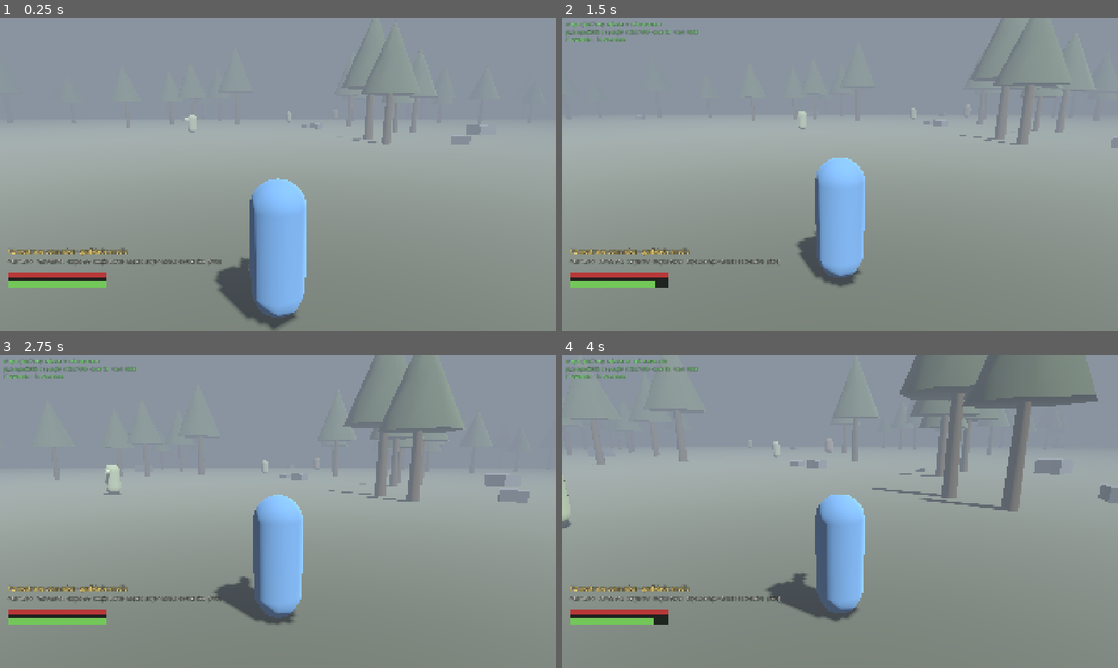
Above: before the commit, frames 1-4 (two rows, left to right).
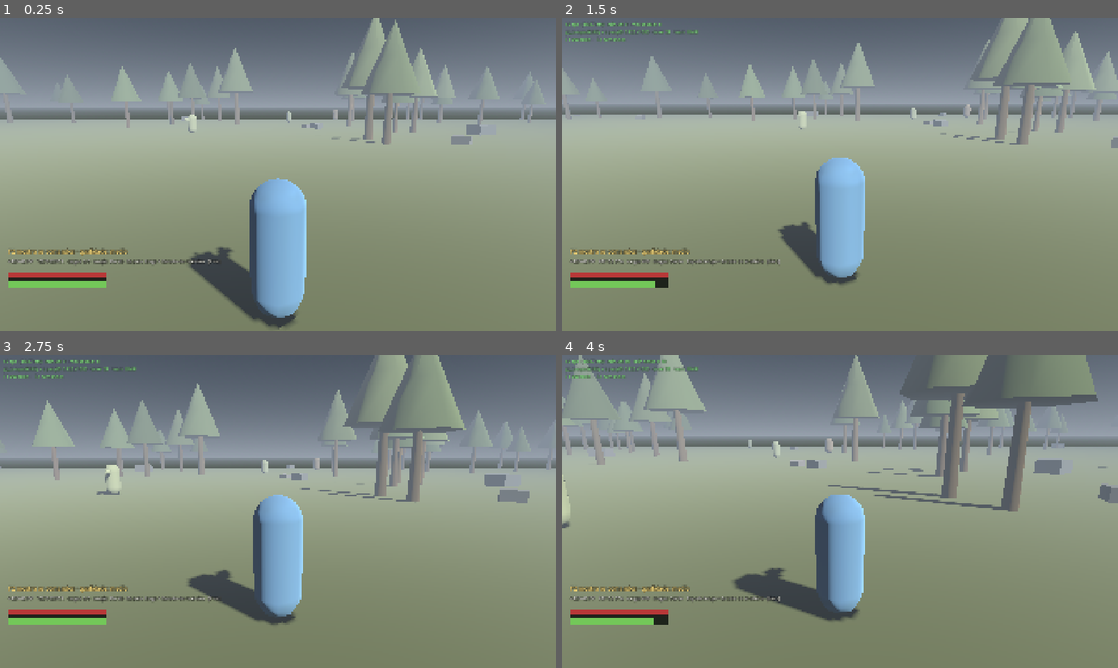
Above: after the commit, the same moments.

Repository: MateusJuni0/worldrpgs
Game: Godot game, scene res://scenes/main.tscn
Two runs of this game, one before a commit and one after it. Both use one fixed random seed, a clock stepped at 60 frames per second and the inputs below.
Inputs (mouse positions are in pixels of both pictures, inside the frame that each line leads up to):
- Up to frame 1 (0.25 s): no input
- Up to frame 2 (1.5 s): tap Enter at 0.5 s; move the mouse to (867, 174) at 0.52 s; press the mouse at (867, 174) at 0.53 s; hold W (move_forward) from 0.53 s (still down); move the mouse to (812, 174) at 1.27 s; release the mouse at (812, 174) at 1.28 s; right-click (812, 174) at 1.35 s
- Up to frame 3 (2.75 s): keep holding W (move_forward); move the mouse to (289, 505) at 2.02 s; tap C (cast) at 2.1 s
- Up to frame 4 (4 s): keep holding W (move_forward); move the mouse to (834, 517) at 2.77 s; tap Space (dodge_sprint) at 2.85 s; move the mouse to (878, 514) at 3.52 s; hold Shift (heavy_mod) from 3.53 s (still down)

The runs differ from the first frame. In frame 1, 37% of the frame differs, in the area x 0-100%, y 0-100%; in frame 2, 40%; in frame 3, 46%; in frame 4, 37%.

Commit message:
feat: iteracao 1 do loop de melhoria — atmosfera, silhueta do chefe, tochas
Modo fotografia (--photos): 6 capturas canonicas para o loop ver o
jogo. Ceu em gradiente ProceduralSky + fog aerial perspective (a
distancia funde com o ceu, nao com cor chapada). Sol baixo e quente
contra nevoa fria. Tinta por instancia no MultiMesh (arvores deixam
de ser carimbo, custo zero). Paleta mais rica e nevoa mais leve.
Vorgar com chifres, ombreiras e machadao — silhueta de chefe que nao
mexe no semaforo de estados. 5 tochas (arena + entrada da Toca: a luz
guia). Bench da zona completa depois de tudo: 268,7 fps medios,
1% low 147,7, 0,0% acima de 16,67 ms, 16 draw calls. Lei 4 ok.

Assinado-por: DH — CMTecnologia

Diff:
--- a/data/graphics.json
+++ b/data/graphics.json
@@ -8,19 +8,19 @@
   "presets": {
     "alto": {
       "shadows": true, "shadow_size": 2048, "shadow_distance": 45.0,
-      "fog_density": 0.030, "view_distance": 95.0,
+      "fog_density": 0.024, "view_distance": 95.0,
       "tree_count": 280, "rock_count": 90,
       "msaa": 0, "render_scale": 1.0
     },
     "medio": {
       "shadows": true, "shadow_size": 1024, "shadow_distance": 30.0,
-      "fog_density": 0.045, "view_distance": 70.0,
+      "fog_density": 0.032, "view_distance": 70.0,
       "tree_count": 200, "rock_count": 60,
       "msaa": 0, "render_scale": 1.0
     },
     "baixo": {
       "shadows": false, "shadow_size": 512, "shadow_distance": 20.0,
-      "fog_density": 0.060, "view_distance": 52.0,
+      "fog_density": 0.048, "view_distance": 52.0,
       "tree_count": 140, "rock_count": 40,
       "msaa": 0, "render_scale": 0.85
     }
@@ -28,11 +28,11 @@
 
   "palette": {
     "_nota": "Cores por ESTADO, nao por beleza. Legibilidade acima de tudo (spec: formas simples e legiveis).",
-    "fog": "#8a94a0",
-    "ground": "#4d5347",
-    "trunk": "#3d3428",
-    "canopy": "#37432f",
-    "rock": "#565b60",
+    "fog": "#8b96a3",
+    "ground": "#535f3e",
+    "trunk": "#4a3b2a",
+    "canopy": "#3f5230",
+    "rock": "#5c6166",
     "player": "#5b8fc7",
     "enemy_idle_default": "#8fa07a",
     "enemy_telegraph": "#e8c33a",
--- a/src/enemies/enemy.gd
+++ b/src/enemies/enemy.gd
@@ -121,9 +121,57 @@
 	nose.material_override = _material
 	add_child(nose)
 
+	if is_boss:
+		_dress_boss(height, body_radius)
+
 	collision_layer = 4
 	collision_mask = 1
 	add_to_group("enemies")
+
+
+## Silhueta de chefe: chifres, ombreiras e o machadao. Material proprio e escuro
+## que NAO muda com o estado — o corpo continua a ser o semaforo, a silhueta e
+## so identidade. Um chefe tem de se reconhecer em contraluz (regra souls).
+func _dress_boss(height: float, radius: float) -> void:
+	var dark := StandardMaterial3D.new()
+	dark.albedo_color = Color(0.16, 0.14, 0.13)
+	dark.roughness = 1.0
+	dark.specular_mode = BaseMaterial3D.SPECULAR_DISABLED
+
+	for side in [-1.0, 1.0]:
+		var horn := MeshInstance3D.new()
+		var hm := BoxMesh.new()
+		hm.size = Vector3(0.16, 0.75, 0.16)
+		horn.mesh = hm
+		horn.position = Vector3(0.34 * side, height + 0.28, 0)
+		horn.rotation_degrees = Vector3(0, 0, -24.0 * side)
+		horn.material_override = dark
+		add_child(horn)
+
+		var pauldron := MeshInstance3D.new()
+		var pm := BoxMesh.new()
+		pm.size = Vector3(0.55, 0.28, 0.72)
+		pauldron.mesh = pm
+		pauldron.position = Vector3((radius + 0.18) * side, height * 0.78, 0)
+		pauldron.material_override = dark
+		add_child(pauldron)
+
+	var haft := MeshInstance3D.new()
+	var haft_m := BoxMesh.new()
+	haft_m.size = Vector3(0.12, 2.1, 0.12)
+	haft.mesh = haft_m
+	haft.position = Vector3(radius + 0.45, height * 0.55, 0.1)
+	haft.rotation_degrees = Vector3(0, 0, 12)
+	haft.material_override = dark
+	add_child(haft)
+
+	var head_blade := MeshInstance3D.new()
+	var blade_m := BoxMesh.new()
+	blade_m.size = Vector3(0.55, 0.6, 0.14)
+	head_blade.mesh = blade_m
+	head_blade.position = Vector3(radius + 0.68, height * 0.55 + 0.95, 0.1)
+	head_blade.material_override = dark
+	add_child(head_blade)
 
 
 func _make_patrol_route() -> void:
--- a/src/main.gd
+++ b/src/main.gd
@@ -30,6 +30,12 @@
 	_build_player()
 	_build_hud()
 	_populate()
+
+	if "--photos" in OS.get_cmdline_user_args():
+		var tour: Node = load("res://src/tools/photo_tour.gd").new()
+		add_child(tour)
+		tour.run(self)
+		return
 
 	if not Bench.is_benchmarking():
 		Input.mouse_mode = Input.MOUSE_MODE_CAPTURED
--- /dev/null
+++ b/src/tools/photo_tour.gd
@@ -0,0 +1,55 @@
+class_name PhotoTour
+extends Node
+## Photo mode: fly through canonical viewpoints, save PNGs, quit.
+## Usage: godot --path . --rendering-method mobile -- --scene=zone --photos
+## Output goes to captures/ (gitignored) — these are the improvement loop's eyes.
+
+var _cam: Camera3D
+var _main: Node3D
+
+
+func run(main: Node3D) -> void:
+	_main = main
+	_cam = Camera3D.new()
+	_cam.fov = 65.0
+	add_child(_cam)
+	_cam.make_current()
+	_shoot_all.call_deferred()
+
+
+func _shoot_all() -> void:
+	await _wait(40)  # warmup: shader compilation, fog settling
+	var world = _main.world
+	var shots: Array = []
+	if Bench.scene_arg == "combat":
+		shots = [
+			["arena-geral", world.arena_center + Vector3(0, 9, 16), world.arena_center],
+			["arena-rasante", world.arena_center + Vector3(6, 1.6, 8), world.arena_center + Vector3(0, 1, 0)],
+		]
+	else:
+		var mid: Vector3 = Vector3.ZERO
+		if world.path_points.size() > 0:
+			mid = world.path_points[world.path_points.size() / 2]
+		shots = [
+			["01-spawn-3a-pessoa", world.spawn_point + Vector3(0, 2.2, 4.5), world.spawn_point + Vector3(0, 1.2, -2)],
+			["02-floresta-caminho", mid + Vector3(2, 1.7, 6), mid + Vector3(0, 1, -4)],
+			["03-floresta-alto", mid + Vector3(0, 14, 18), mid],
+			["04-entrada-toca", world.lair_entrance + Vector3(4, 2.0, 7), world.lair_entrance + Vector3(0, 0.5, 0)],
+			["05-arena-vorgar", world.arena_center + Vector3(0, 8, 14), world.arena_center + Vector3(0, 1, 0)],
+			["06-arena-rasante", world.arena_center + Vector3(5, 1.6, 7), world.arena_center + Vector3(0, 1.5, 0)],
+		]
+	var dir := ProjectSettings.globalize_path("res://captures/")
+	DirAccess.make_dir_recursive_absolute(dir)
+	for s in shots:
+		_cam.look_at_from_position(s[1], s[2])
+		await _wait(10)
+		var img := get_viewport().get_texture().get_image()
+		img.save_png(dir + String(s[0]) + ".png")
+		print("[photo] ", s[0])
+	print("[photo] done: ", shots.size(), " captures")
+	get_tree().quit()
+
+
+func _wait(frames: int) -> void:
+	for _i in frames:
+		await get_tree().process_frame
--- a/src/world/greybox.gd
+++ b/src/world/greybox.gd
@@ -41,19 +41,32 @@
 	var env := Environment.new()
 	var fog_colour := _colour("fog")
 
-	env.background_mode = Environment.BG_COLOR
-	env.background_color = fog_colour
-	env.ambient_light_source = Environment.AMBIENT_SOURCE_COLOR
-	env.ambient_light_color = fog_colour.lightened(0.05)
-	env.ambient_light_energy = 0.55
+	# Ceu em gradiente (ProceduralSky e quase gratis): horizonte claro a fundir
+	# com a nevoa, zenite escuro — profundidade sem custar um shader proprio.
+	var sky_mat := ProceduralSkyMaterial.new()
+	sky_mat.sky_top_color = Color("#2c3644")
+	sky_mat.sky_horizon_color = fog_colour.lightened(0.10)
+	sky_mat.ground_bottom_color = Color("#39402f")
+	sky_mat.ground_horizon_color = fog_colour
+	sky_mat.sun_angle_max = 25.0
+	sky_mat.sun_curve = 0.12
+	var sky := Sky.new()
+	sky.sky_material = sky_mat
+	env.background_mode = Environment.BG_SKY
+	env.sky = sky
+	env.ambient_light_source = Environment.AMBIENT_SOURCE_SKY
+	env.ambient_light_energy = 0.75
 
 	# Nevoa de profundidade simples. NAO volumetrica — a volumetrica e cara de mais
 	# para graficos integrados e nao acrescenta nada a leitura do combate.
+	# aerial_perspective funde a distancia com o CEU em vez de com uma cor
+	# chapada — e o que separa "nevoa de jogo antigo" de atmosfera.
 	env.fog_enabled = true
 	env.fog_light_color = fog_colour
 	env.fog_light_energy = 1.0
 	env.fog_density = float(preset.get("fog_density", 0.045))
-	env.fog_sky_affect = 0.0
+	env.fog_aerial_perspective = 0.72
+	env.fog_sky_affect = 0.18
 
 	# Tudo o que e caro fica desligado, explicitamente.
 	env.ssao_enabled = false
@@ -71,9 +84,11 @@
 func _build_light() -> void:
 	var sun := DirectionalLight3D.new()
 	sun.name = "Sun"
-	sun.rotation_degrees = Vector3(-52, 38, 0)
-	sun.light_energy = 0.9
-	sun.light_color = Color(1.0, 0.97, 0.92)
+	# Sol baixo e quente (fim de tarde) contra nevoa fria — o contraste de
+	# temperatura e o truque de atmosfera mais barato que existe.
+	sun.rotation_degrees = Vector3(-38, 42, 0)
+	sun.light_energy = 1.15
+	sun.light_color = Color(1.0, 0.92, 0.80)
 	sun.shadow_enabled = bool(preset.get("shadows", true))
 	sun.directional_shadow_max_distance = float(preset.get("shadow_distance", 30.0))
 	sun.directional_shadow_mode = DirectionalLight3D.SHADOW_ORTHOGONAL  # 1 cascata = o mais barato
@@ -141,19 +156,32 @@
 
 
 ## Muitas copias da mesma malha num so draw call.
-func _add_multimesh(mesh: Mesh, transforms: Array[Transform3D], colour_key: String, shadows: bool) -> void:
+func _add_multimesh(mesh: Mesh, transforms: Array[Transform3D], colour_key: String, shadows: bool, variation := 0.0) -> void:
 	if transforms.is_empty():
 		return
 	var mm := MultiMesh.new()
 	mm.transform_format = MultiMesh.TRANSFORM_3D
 	mm.mesh = mesh
+	mm.use_colors = variation > 0.0
 	mm.instance_count = transforms.size()
 	for i in transforms.size():
 		mm.set_instance_transform(i, transforms[i])
+		if variation > 0.0:
+			# Tinta por instancia (gratis no MultiMesh): quebra o "carimbo" de
+			# 200 arvores iguais sem acrescentar um unico poligono.
+			var v := 1.0 + _rng.randf_range(-variation, variation)
+			mm.set_instance_color(i, Color(
+				v * (1.0 + _rng.randf_range(-0.05, 0.05)),
+				v,
+				v * (1.0 + _rng.randf_range(-0.04, 0.04))))
+
+	var mat := _material(colour_key)
+	if variation > 0.0:
+		mat.vertex_color_use_as_albedo = true
 
 	var mmi := MultiMeshInstance3D.new()
 	mmi.multimesh = mm
-	mmi.material_override = _material(colour_key)
+	mmi.material_override = mat
 	mmi.cast_shadow = (GeometryInstance3D.SHADOW_CASTING_SETTING_ON if shadows
 		else GeometryInstance3D.SHADOW_CASTING_SETTING_OFF)
 	add_child(mmi)
@@ -270,9 +298,9 @@
 
 	add_child(trunk_bodies)
 	# As copas nao lancam sombra: e a maior poupanca da cena e quase nao se nota com nevoa.
-	_add_multimesh(trunk_mesh, trunks, "trunk", bool(preset.get("shadows", true)))
-	_add_multimesh(canopy_mesh, canopies, "canopy", false)
-	_add_multimesh(rock_mesh, rocks, "rock", false)
+	_add_multimesh(trunk_mesh, trunks, "trunk", bool(preset.get("shadows", true)), 0.14)
+	_add_multimesh(canopy_mesh, canopies, "canopy", false, 0.22)
+	_add_multimesh(rock_mesh, rocks, "rock", false, 0.12)
 
 
 ## A Toca: entrada escondida + 3 salas + arena, tudo em blocos.
@@ -301,3 +329,45 @@
 		var a := TAU * float(i) / 20.0
 		_add_block(c + Vector3(sin(a) * radius, 2.5, cos(a) * radius),
 			Vector3(5.5, 5, 2.0).rotated(Vector3.UP, -a).abs(), "rock")
+
+	# Tochas: 4 na arena + 1 na fenda de entrada. Luz quente pontual contra a
+	# nevoa fria — mood de souls por 5 luzes omni sem sombra (barato em Iris Xe).
+	# A da entrada tambem GUIA: luz chama o jogador, nao setas.
+	var torch_spots: Array[Vector3] = [
+		c + Vector3(9, 0, 9), c + Vector3(-9, 0, 9),
+		c + Vector3(9, 0, -9), c + Vector3(-9, 0, -9),
+		e + Vector3(-1.2, 0, 0.8),
+	]
+	for spot in torch_spots:
+		_add_torch(spot)
+
+
+func _add_torch(at: Vector3) -> void:
+	var post := MeshInstance3D.new()
+	var pm := BoxMesh.new()
+	pm.size = Vector3(0.16, 2.2, 0.16)
+	post.mesh = pm
+	post.position = at + Vector3(0, 1.1, 0)
+	post.material_override = _material("trunk")
+	add_child(post)
+
+	var flame := MeshInstance3D.new()
+	var fm := BoxMesh.new()
+	fm.size = Vector3(0.30, 0.42, 0.30)
+	flame.mesh = fm
+	var fmat := StandardMaterial3D.new()
+	fmat.emission_enabled = true
+	fmat.emission = Color(1.0, 0.62, 0.22)
+	fmat.emission_energy_multiplier = 2.6
+	fmat.albedo_color = Color(1.0, 0.75, 0.35)
+	flame.material_override = fmat
+	flame.position = at + Vector3(0, 2.4, 0)
+	add_child(flame)
+
+	var light := OmniLight3D.new()
+	light.light_color = Color(1.0, 0.66, 0.30)
+	light.light_energy = 2.4
+	light.omni_range = 11.0
+	light.shadow_enabled = false  # sombras de omni sao caras; a luz chega
+	light.position = at + Vector3(0, 2.5, 0)
+	add_child(light)
Not shown, changed: .gitignore
